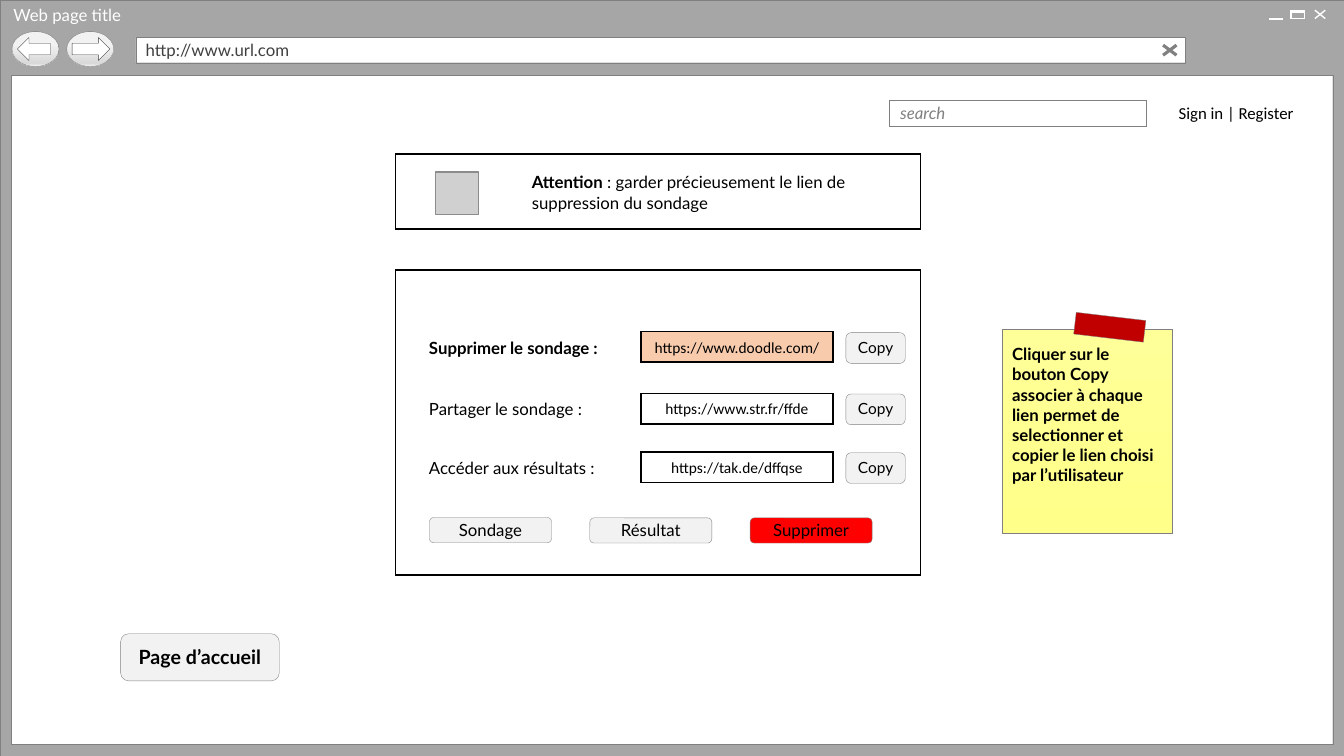
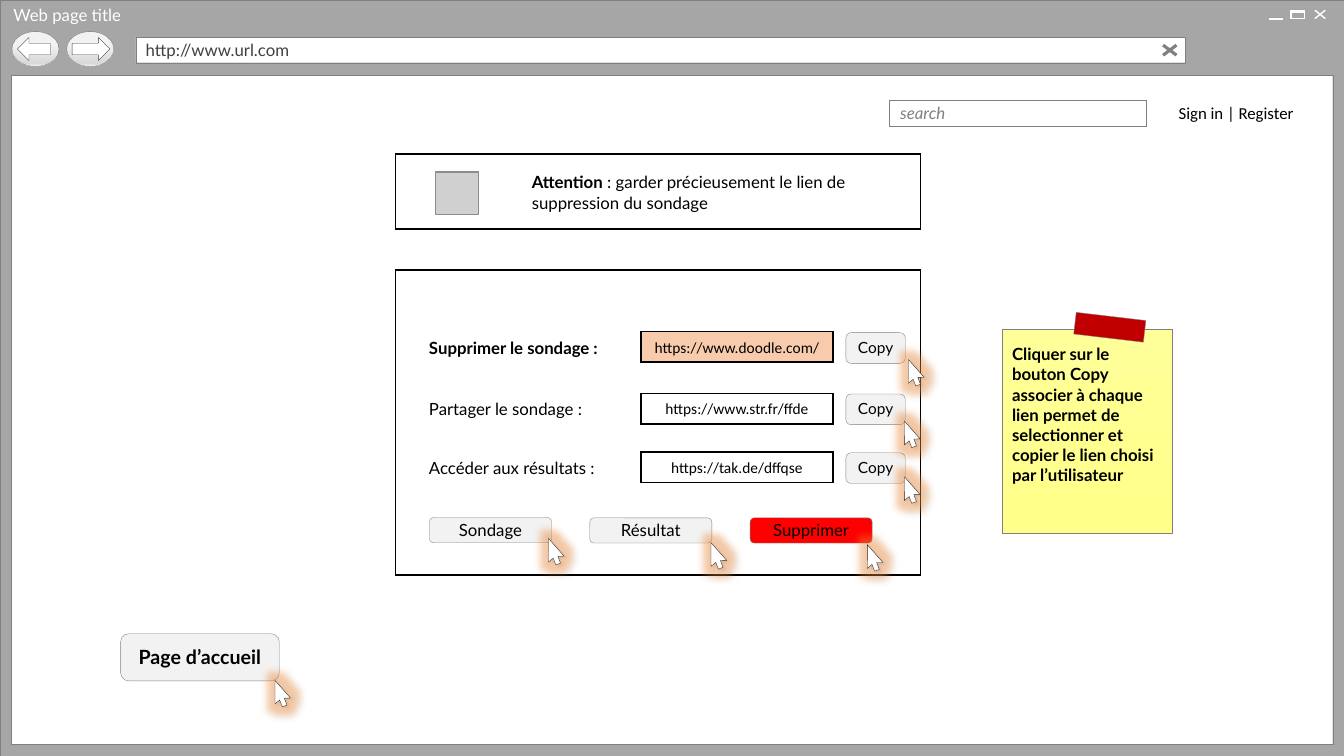
Before and after one commit to Holyz1988/PROJET1-ASP.NET, a slide deck: slide 10 of Page d’acceuil.pptx. Drawn at 1344x756 pixels with LibreOffice and Linux fonts; fonts in the diff are those of the drawing; grey boxes stand for pictures; background and template pictures are left out. Boxes give left, top, right and bottom in pixels: in the first picture for what was removed or moved away, otherwise in the second. Text is boxed around its words. In the diff, an @@ line names an element or a change of style, - is before the commit and + after.

```diff
--- a/Page d’acceuil.pptx
+++ b/Page d’acceuil.pptx
@@ freeform shape added at box(901, 357, 927, 388), fill #FFFFFF, outline #262626 0.25 pt @@
@@ freeform shape added at box(897, 418, 923, 450), fill #FFFFFF, outline #262626 0.25 pt @@
@@ freeform shape added at box(897, 474, 923, 505), fill #FFFFFF, outline #262626 0.25 pt @@
@@ freeform shape added at box(541, 535, 567, 567), fill #FFFFFF, outline #262626 0.25 pt @@
@@ freeform shape added at box(704, 539, 729, 571), fill #FFFFFF, outline #262626 0.25 pt @@
@@ freeform shape added at box(860, 542, 885, 574), fill #FFFFFF, outline #262626 0.25 pt @@
@@ freeform shape added at box(267, 677, 293, 709), fill #FFFFFF, outline #262626 0.25 pt @@
```
Also in this commit, not shown: 30 other slides changed.
